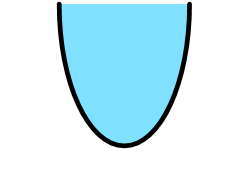
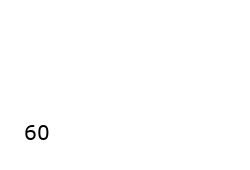
Revision of a layered (250, 170) image; what changed, layer by layer:
added layer "60" above "20" over [25, 125, 49, 140]
hid "submarine.png" over [56, 1, 192, 149]
